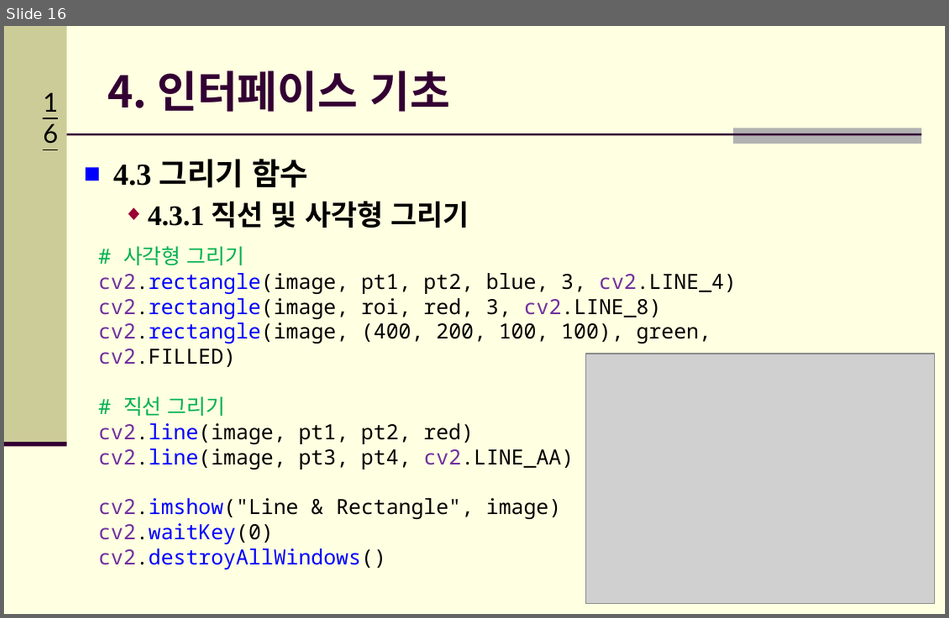
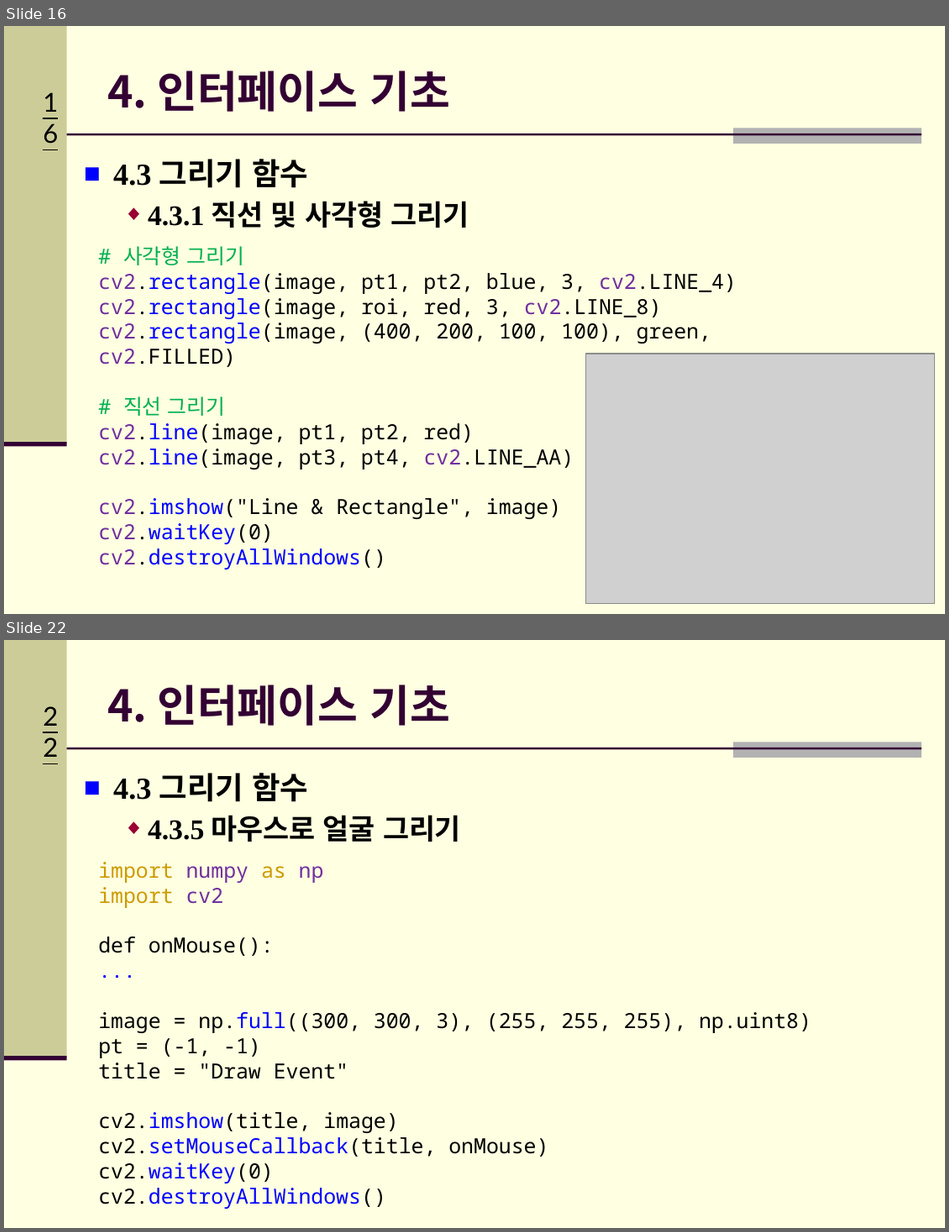
Before and after one commit to Hitbee-dev/OpenCV-Python, a slide deck: 2022-10-04/documents/CH_04 인터페이스 기초.pptx. Shown one above the other, each under a label of ours: slide 16 before the commit, slides 16 and 22 after it; the slides between them are not shown. The pictures are 949x618 and 949x1232 pixels, drawn with LibreOffice and Linux fonts; fonts in the diff are those of the drawing; grey boxes stand for pictures; background and template pictures are left out. Boxes give left, top, right and bottom in pixels: in the first picture for what was removed or moved away, otherwise in the second. Text is boxed around its words. In the diff, an @@ line names an element or a change of style, - is before the commit and + after.

```diff
--- a/2022-10-04/documents/CH_04 인터페이스 기초.pptx
+++ b/2022-10-04/documents/CH_04 인터페이스 기초.pptx
@@ slide 22 added at bbox=[4, 640, 945, 1228], background #FFFFE1; not listed: 5 template elements that a slide beside it also shows @@
@@ title added at bbox=[107, 685, 450, 726], 33.3 pt, text #330033, bold @@
+4. 인터페이스 기초
@@ text added at bbox=[113, 773, 461, 842], 21.7 pt, text #000000, bold @@
+■ 4.3 그리기 함수
+  ◆ 4.3.5 마우스로 얼굴 그리기
@@ text added at bbox=[98, 862, 811, 1209], 16 pt, text #000000 @@
+import numpy as np
+import cv2
+def onMouse():
+...
+image = np.full((300, 300, 3), (255, 255, 255), np.uint8)
+pt = (-1, -1)
+title = "Draw Event"
+cv2.imshow(title, image)
+cv2.setMouseCallback(title, onMouse)
+cv2.waitKey(0)
+cv2.destroyAllWindows()
```
Also in this commit, not shown: 9 other slides added, 5 other files.
